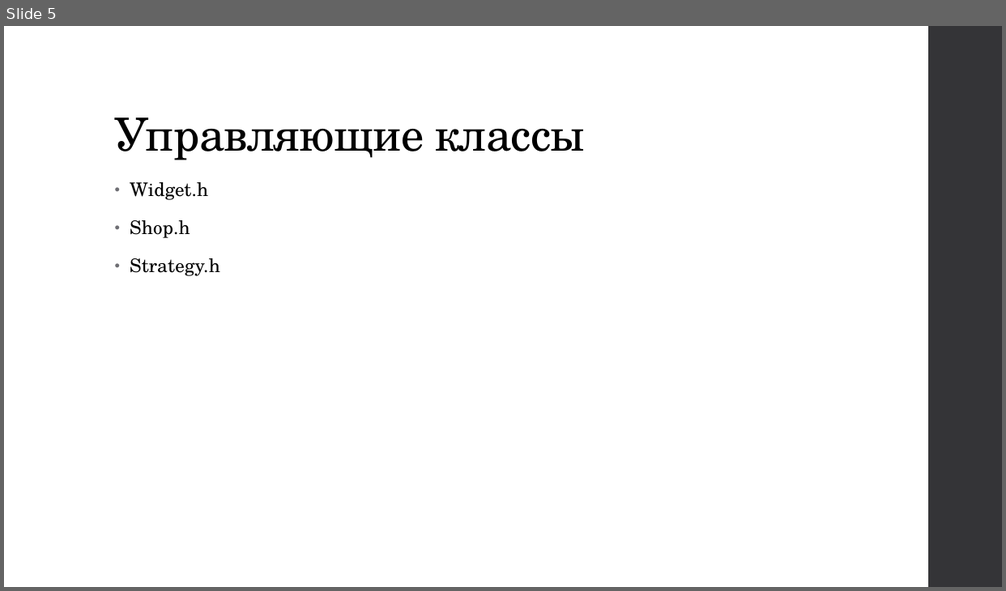
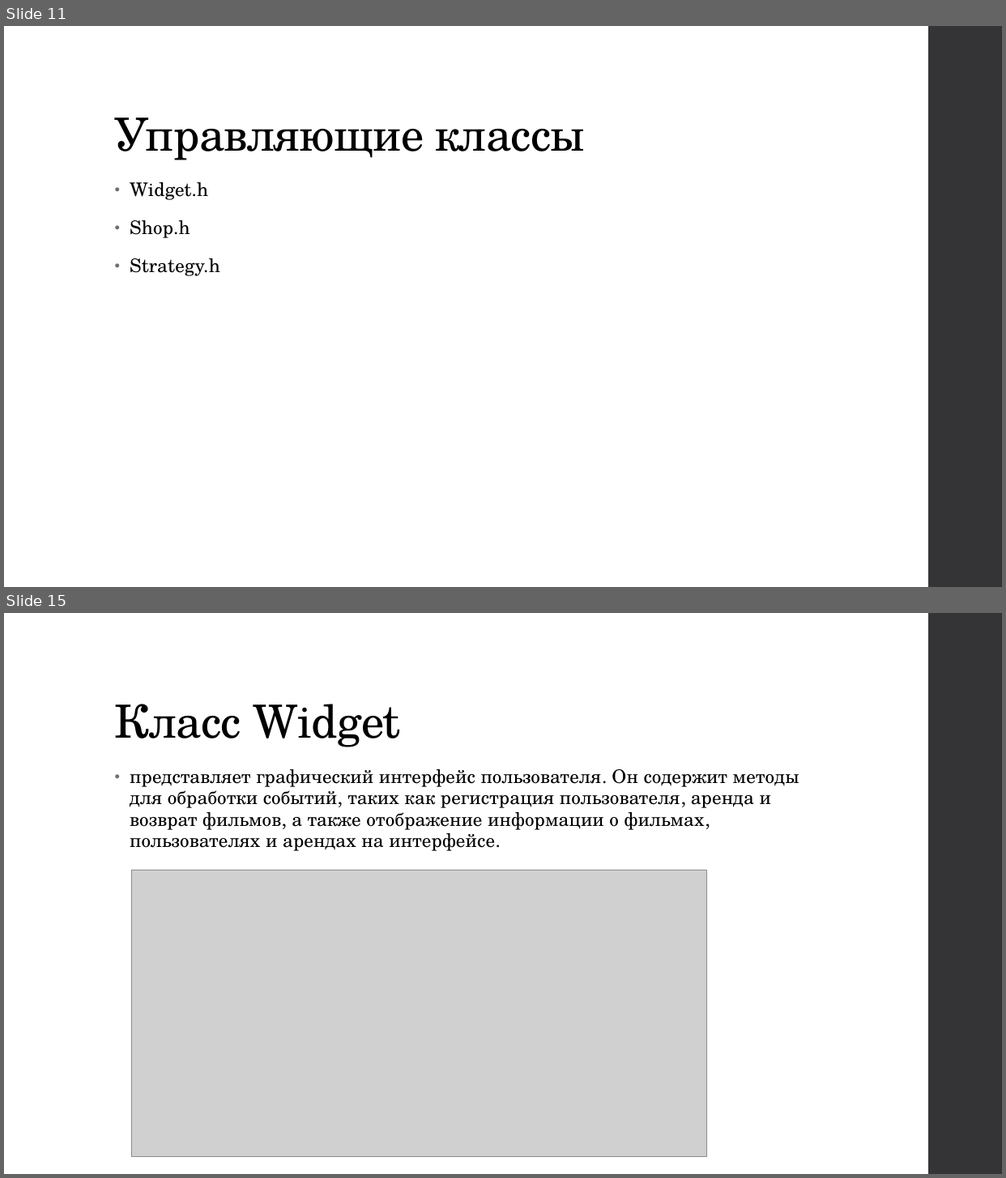
Before and after one commit to ewokasi/Vyzovskoe3-4, a slide deck: 5 сем/ООП Курсач/курсовая.pptx. Shown one above the other, each under a label of ours: slide 5 before the commit, slides 11 and 15 after it; the slides between them are not shown. The pictures are 1006x591 and 1006x1178 pixels, drawn with LibreOffice and Linux fonts; fonts in the diff are those of the drawing; grey boxes stand for pictures. Boxes give left, top, right and bottom in pixels: in the first picture for what was removed or moved away, otherwise in the second. Text is boxed around its words. In the diff, an @@ line names an element or a change of style, - is before the commit and + after.

```diff
--- a/5 сем/ООП Курсач/курсовая.pptx
+++ b/5 сем/ООП Курсач/курсовая.pptx
@@ slide 15 added at [4, 613, 1002, 1174], background #FFFFFF; not listed: 1 template element that a slide beside it also shows @@
@@ title added at [115, 704, 401, 747], 44 pt, text #000000 @@
+Класс Widget
@@ text added at [130, 769, 799, 851], 18 pt, text #000000 @@
+• представляет графический интерфейс пользователя. Он содержит методы для обработки событий, таких как регистрация пользователя, аренда и возврат фильмов, а также отображение информации о фильмах, пользователях и арендах на интерфейсе.
@@ picture added at [131, 871, 706, 1157] @@
@@ what was slide 5 is now slide 11 @@
```
Also in this commit, not shown: 1 slide changed, 16 other slides added, 6 slides removed, 3 other files.
